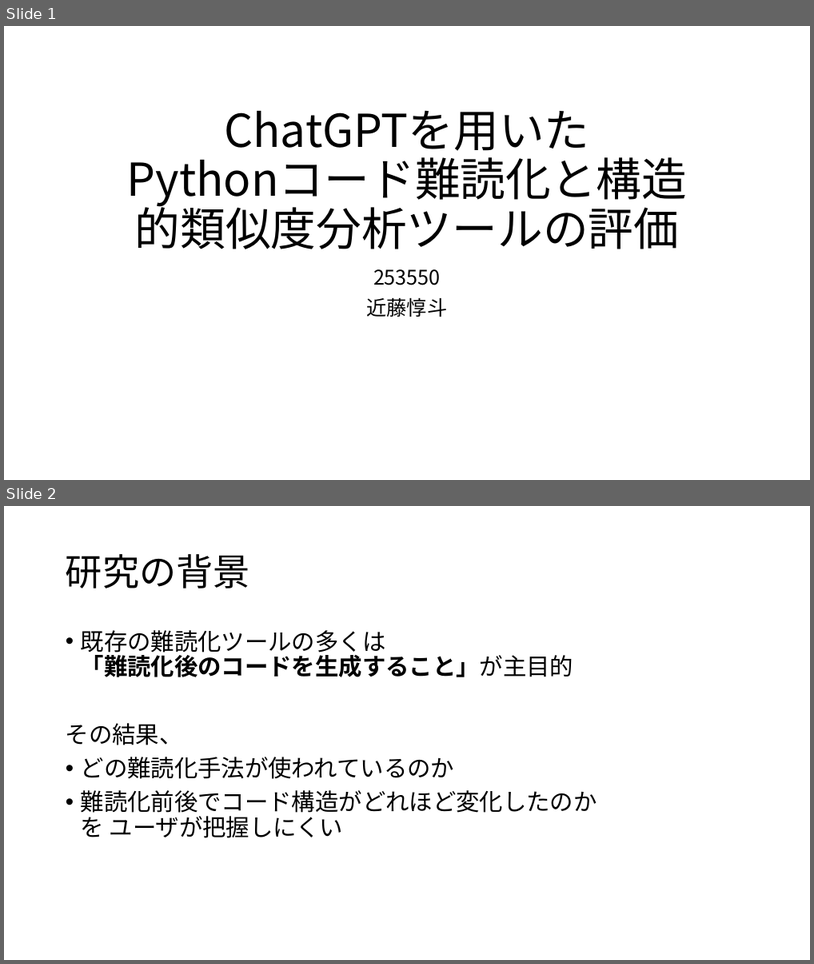
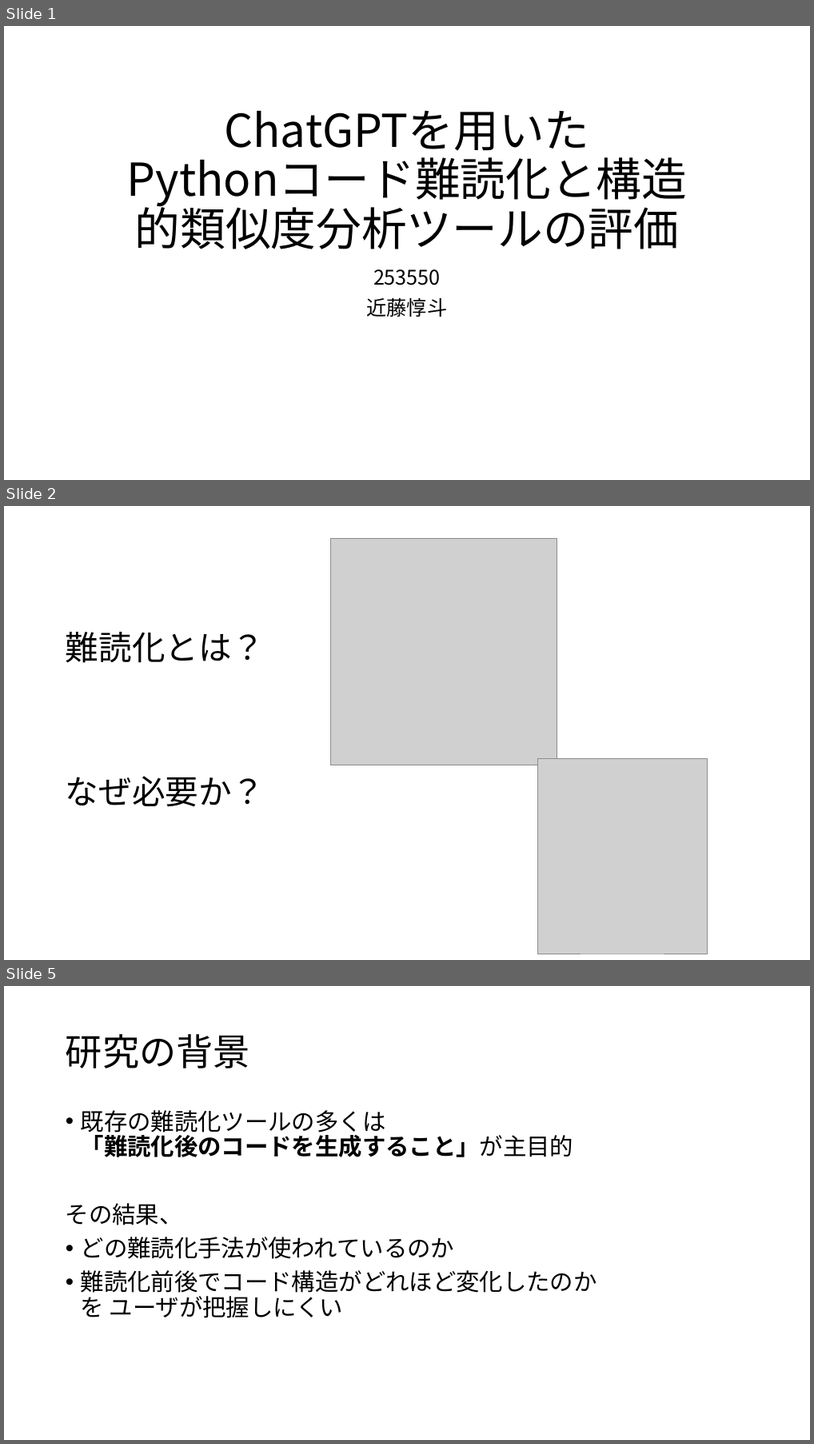
Before and after one commit to tamadalab/2025bthesis_kondo, a slide deck: 卒研プレゼン.pptx. Shown one above the other, each under a label of ours: slides 1 and 2 before the commit, slides 1, 2 and 5 after it; the slides between them are not shown. The pictures are 814x964 and 814x1444 pixels, drawn with LibreOffice and Linux fonts; fonts in the diff are those of the drawing; grey boxes stand for pictures. Boxes give left, top, right and bottom in pixels: in the first picture for what was removed or moved away, otherwise in the second. Text is boxed around its words. In the diff, an @@ line names an element or a change of style, - is before the commit and + after.

```diff
--- a/卒研プレゼン.pptx
+++ b/卒研プレゼン.pptx
@@ slide 2 added at [4, 506, 810, 960], background #FFFFFF @@
@@ picture added at [330, 538, 558, 765] @@
@@ title added at [66, 632, 265, 807], 39.6 pt, text #000000 @@
+難読化とは？
+なぜ必要か？
@@ picture added at [538, 759, 707, 954] @@
@@ what was slide 2 is now slide 5 @@
```
Also in this commit, not shown: 5 slides changed, 6 other slides added, 3 slides removed, 1 other file.
